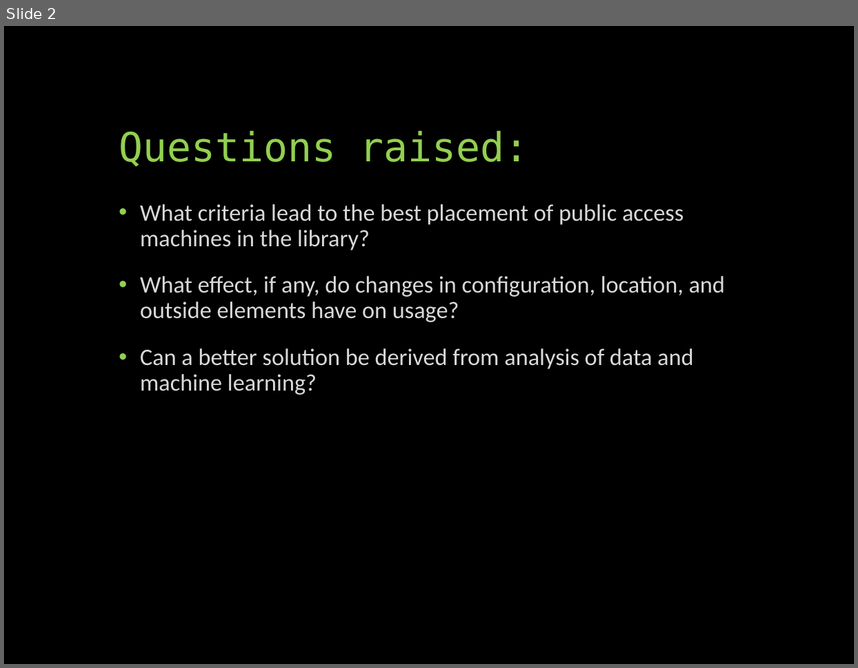
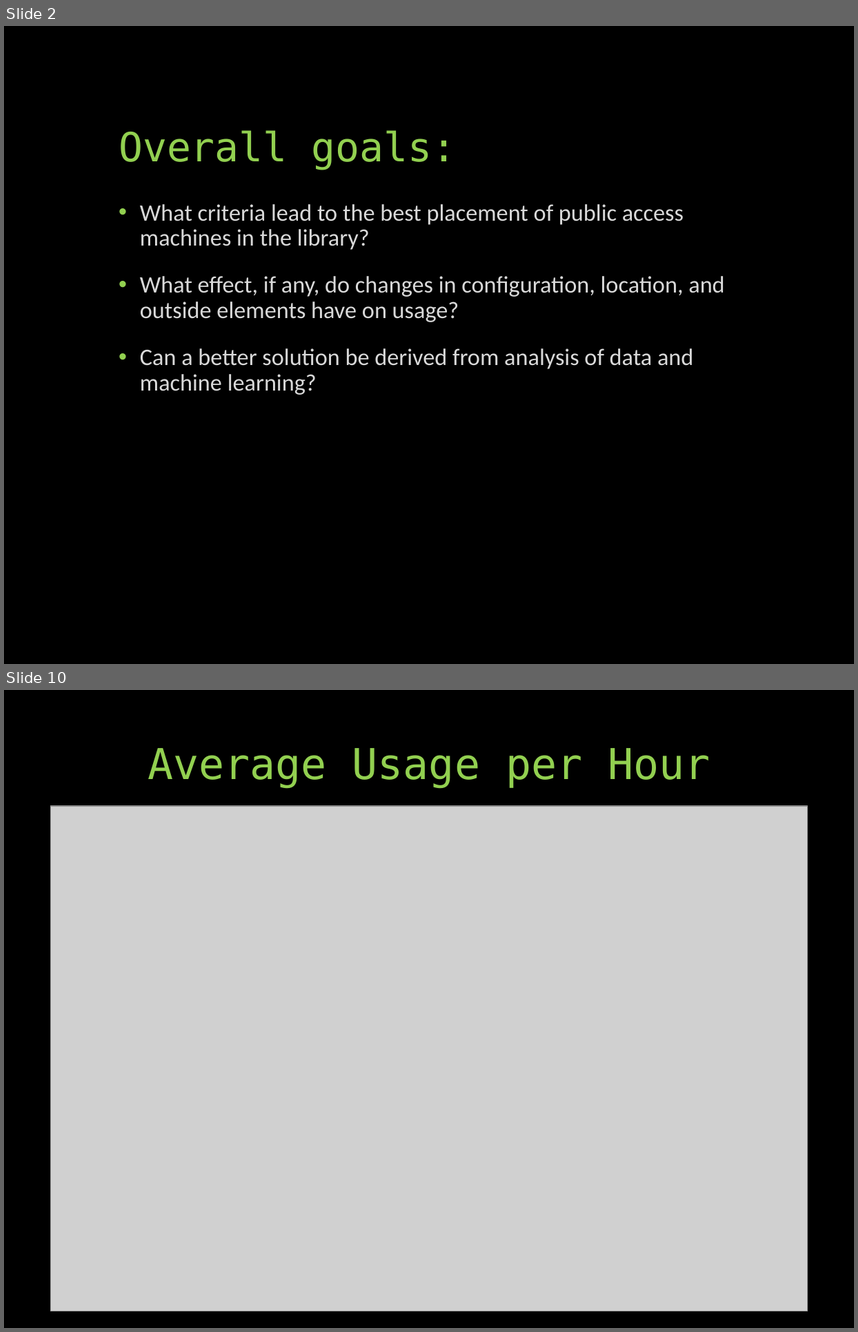
Before and after one commit to UNCG-CSE/Library-Computer-Usage-Analysis, a slide deck: docs/Computers in the Libraries.pptx. Shown one above the other, each under a label of ours: slide 2 before the commit, slides 2 and 10 after it; the slides between them are not shown. The pictures are 858x668 and 858x1332 pixels, drawn with LibreOffice and Linux fonts; fonts in the diff are those of the drawing; grey boxes stand for pictures. Boxes give left, top, right and bottom in pixels: in the first picture for what was removed or moved away, otherwise in the second. Text is boxed around its words. In the diff, an @@ line names an element or a change of style, - is before the commit and + after.

```diff
--- a/docs/Computers in the Libraries.pptx
+++ b/docs/Computers in the Libraries.pptx
@@ slide 10 added at (4,690,854,1328), background #000000 @@
@@ title added at (148,748,711,788), 36 pt, text #92D050 @@
+Average Usage per Hour
@@ picture added at (51,806,807,1310) @@
@@ slide 2 changed as well @@
@@ text at (119,130,457,170): text changed @@
-Questions raised:
+Overall goals:
```
Also in this commit, not shown: 1 other slide changed, 8 other slides added, 7 slides removed, 1 other file.
